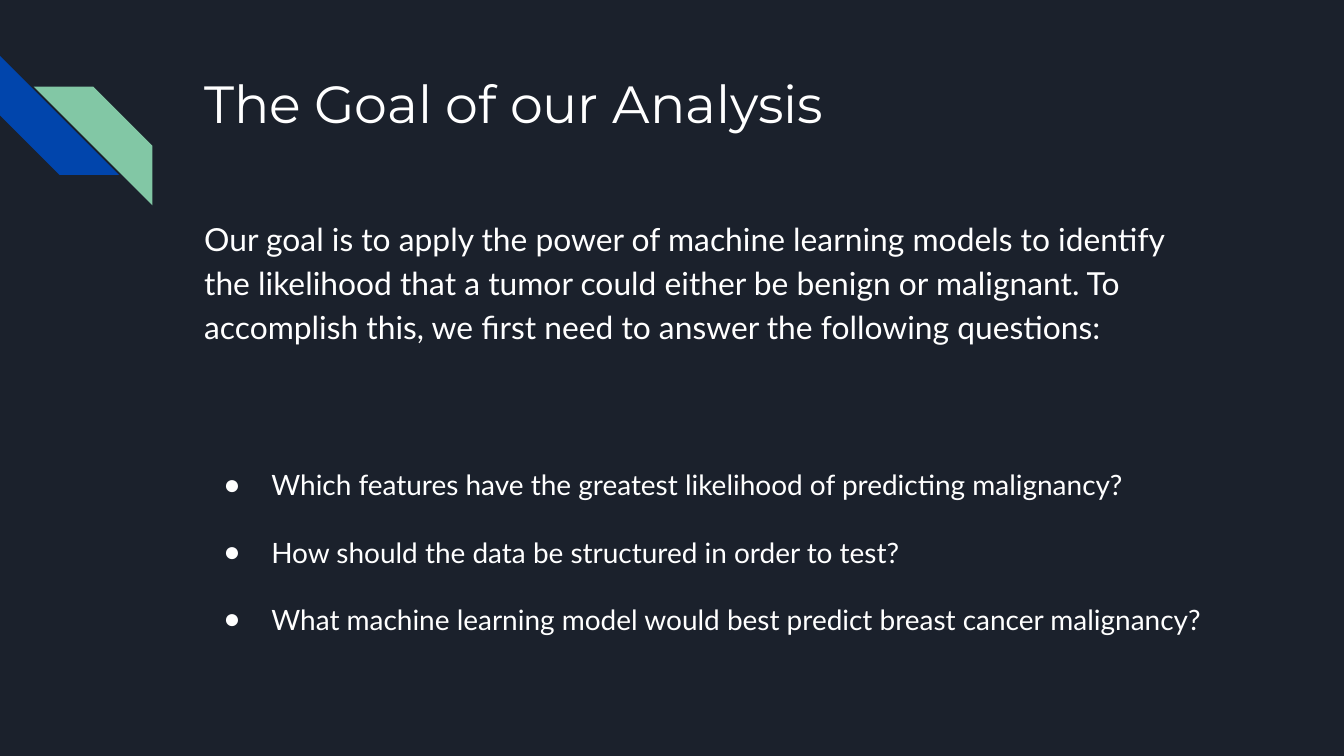
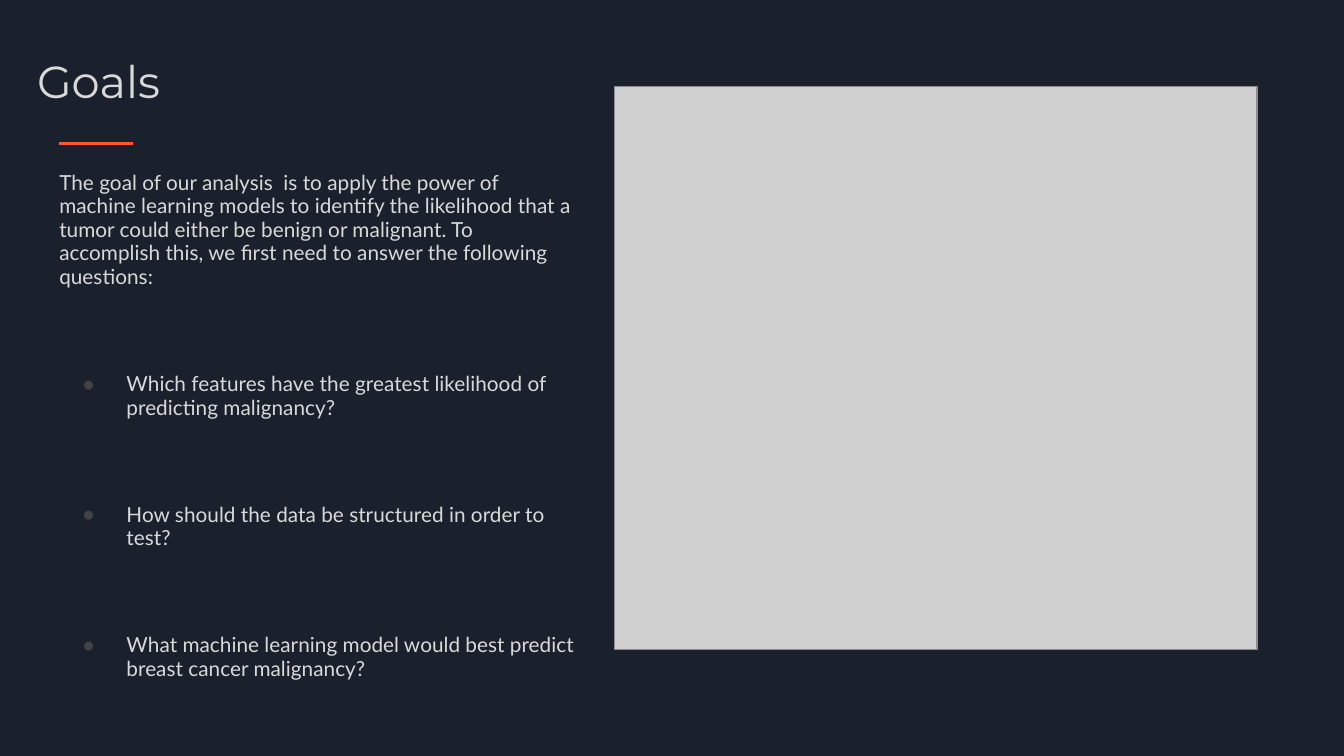
Before and after one commit to brojas12/Group_Project_4, a slide deck: slide 5 of Predicting the Presence of Cancer in Breast Cancer Cells.pptx. Drawn at 1344x756 pixels with LibreOffice and Linux fonts; fonts in the diff are those of the drawing; grey boxes stand for pictures. Boxes give left, top, right and bottom in pixels: in the first picture for what was removed or moved away, otherwise in the second. Text is boxed around its words. In the diff, an @@ line names an element or a change of style, - is before the commit and + after.

```diff
--- a/Predicting the Presence of Cancer in Breast Cancer Cells.pptx
+++ b/Predicting the Presence of Cancer in Breast Cancer Cells.pptx
@@ diag stripe removed at (0,56,118,175) @@
@@ diag stripe removed at (34,86,152,204) @@
@@ title added at (37,64,160,99), 24 pt, text #D9D9D9 @@
+Goals
@@ title removed at (204,84,824,134) @@
-The Goal of our Analysis
@@ picture added at (614,86,1257,649) @@
@@ line added from (133, 144) to (59, 144), #FF5822 1.5 pt @@
@@ text "The goal of our analysis ...": place and size @@
-text "The goal of our analysis ..." at (204,227,1200,635)
+text "The goal of our analysis ..." at (59,174,574,680)
@@ text at (59,174,570,288): text changed; size 17 to 11.1 pt; text colour #FFFFFF to #D9D9D9 @@
-Our goal is to apply the power of machine learning models to identify the likelihood that a tumor could either be benign or malignant. To accomplish this, we first need to answer the following questions:
+The goal of our analysis is to apply the power of machine learning models to identify the likelihood that a tumor could either be benign or malignant. To accomplish this, we first need to answer the following questions:
@@ text at (126,375,574,680): size 15 to 11.1 pt, text colour #FFFFFF to #D9D9D9 in "Which features have the greatest likelihood of ...", "How should the data be structured in ...", "What machine learning model would best predict ..."; indent changed; line spacing 2 to 0.95; more space between paragraphs; bullet colour #FFFFFF to #434343 @@
```
Also in this commit, not shown: 3 other slides changed, 4 slides added, 2 slides removed.
